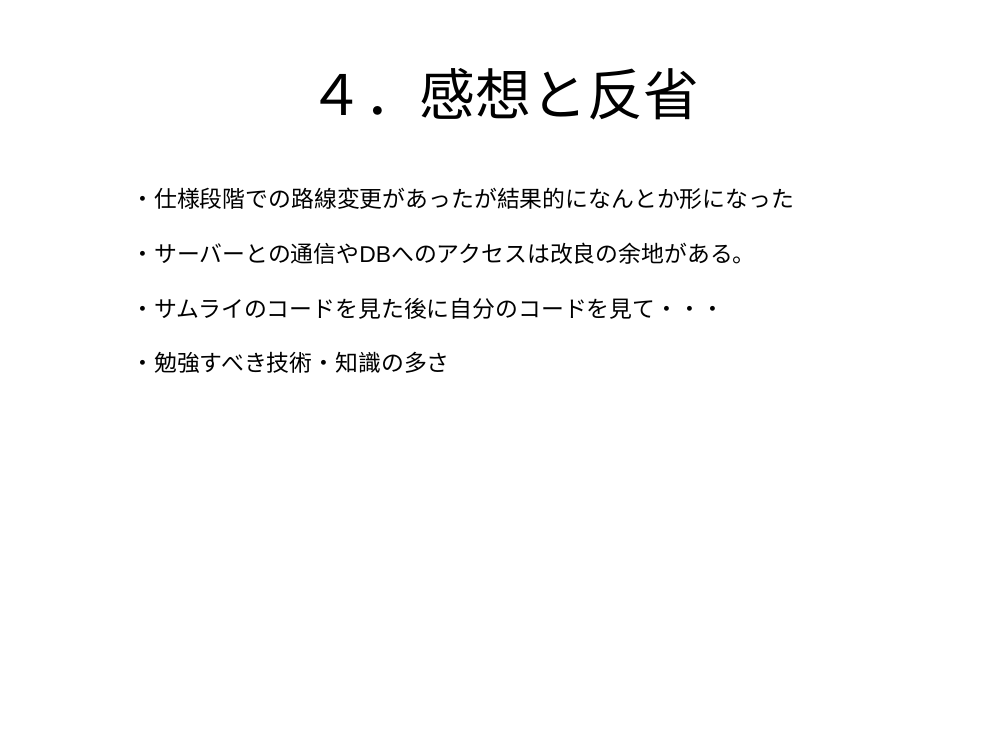
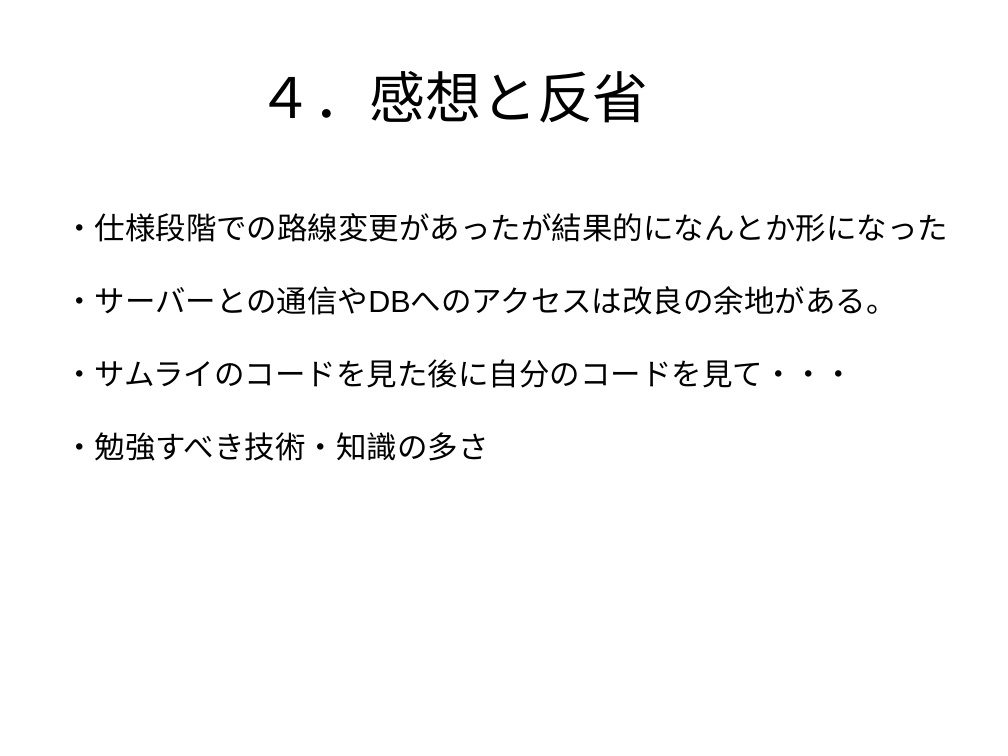
Before and after one commit to Miura0425/LunarLander_Art, a slide deck: slide 33 of 「クライアントとサーバー」発表資料.pptx (slide 28 before the commit). Drawn at 1008x756 pixels with LibreOffice and Linux fonts; fonts in the diff are those of the drawing. Boxes give left, top, right and bottom in pixels: in the first picture for what was removed or moved away, otherwise in the second. Text is boxed around its words. In the diff, an @@ line names an element or a change of style, - is before the commit and + after.

```diff
--- a/「クライアントとサーバー」発表資料.pptx
+++ b/「クライアントとサーバー」発表資料.pptx
@@ text "４．感想と反省": place and size @@
-text "４．感想と反省" at <box>308,68,699,120</box>
+text "４．感想と反省" at <box>258,71,649,123</box>
@@ text "・仕様段階での路線変更があったが結果的になんとか形になった": place and size @@
-text "・仕様段階での路線変更があったが結果的になんとか形になった" at <box>131,187,794,373</box>
+text "・仕様段階での路線変更があったが結果的になんとか形になった" at <box>64,213,948,461</box>
@@ text "・仕様段階での路線変更があったが結果的になんとか形になった" at <box>64,213,948,461</box>: size 18 to 24 pt @@
```
Also in this commit, not shown: 12 other slides changed, 18 slides added, 13 slides removed, 1 other file.
